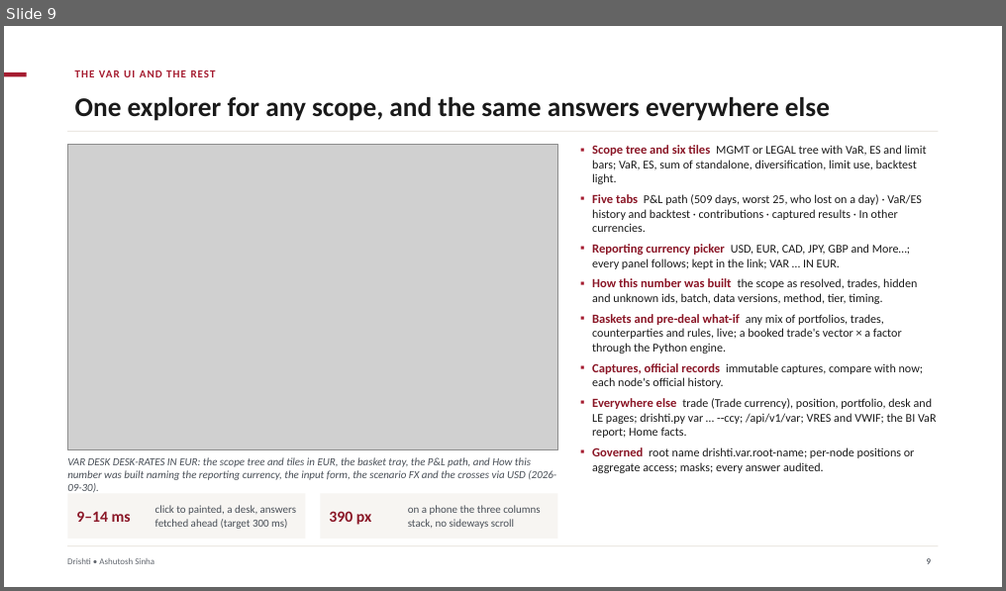
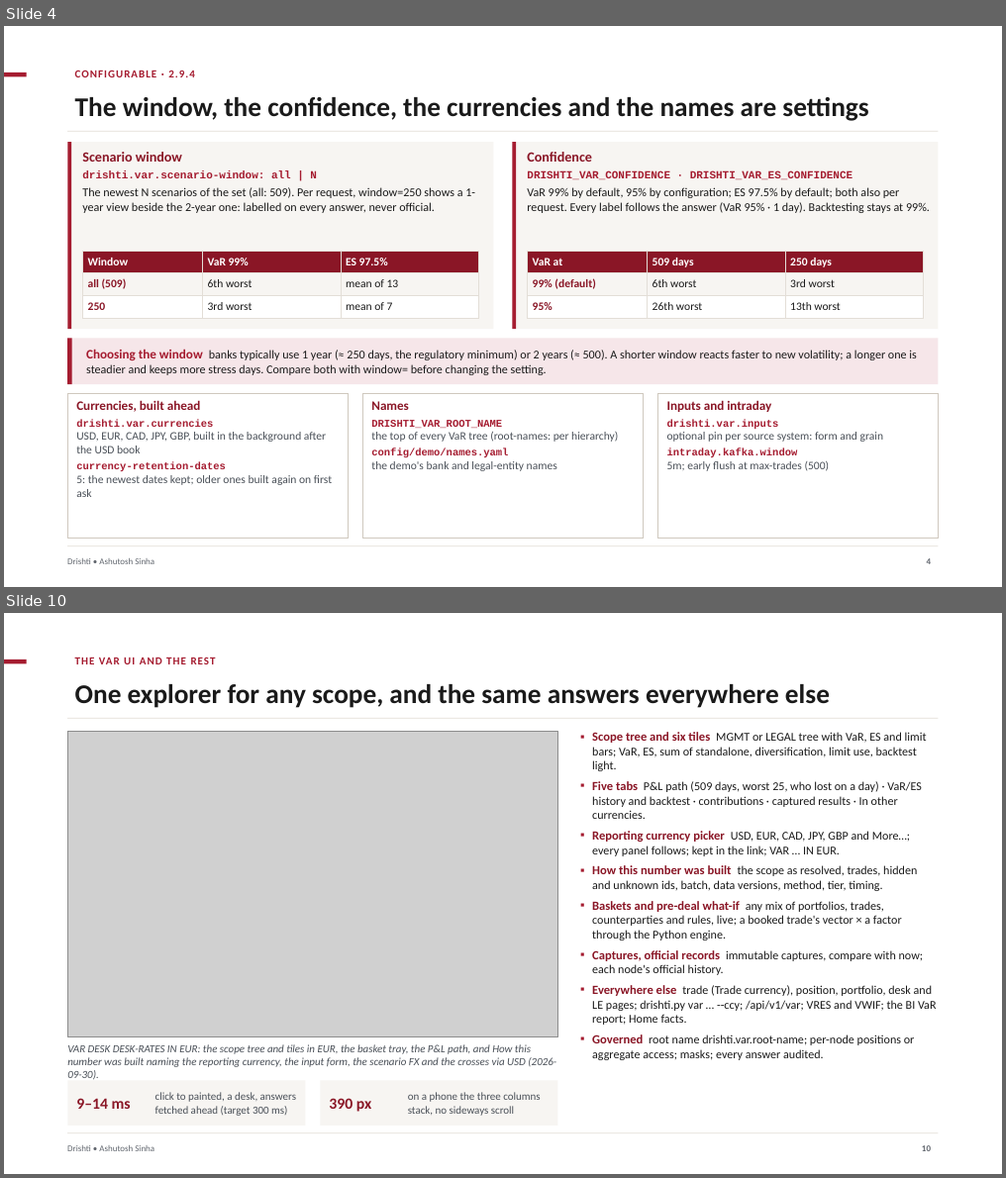
Before and after one commit to ajsinha/drishti, a slide deck: docs/publications/Drishti-VaR-Engine.pptx. Shown one above the other, each under a label of ours: slide 9 before the commit, slides 4 and 10 after it; the slides between them are not shown. The pictures are 1006x591 and 1006x1178 pixels, drawn with LibreOffice and Linux fonts; fonts in the diff are those of the drawing; grey boxes stand for pictures. Boxes give left, top, right and bottom in pixels: in the first picture for what was removed or moved away, otherwise in the second. Text is boxed around its words. In the diff, an @@ line names an element or a change of style, - is before the commit and + after.

Commit message:
The VaR engine deck for 2.9.4 as released (15 slides): every 2.9.4 capability built (Kafka micro-batches, position grain, the canonical record, the per-system pin), a slide of the settings (scenario window, confidence, currencies, names, inputs); only scaling out across a cluster of Drishti servers stays designed

```diff
--- a/docs/publications/Drishti-VaR-Engine.pptx
+++ b/docs/publications/Drishti-VaR-Engine.pptx
@@ slide 4 added at [4, 26, 1002, 587], background #FFFFFF; not listed: 3 template elements that a slide beside it also shows @@
@@ text added at [75, 70, 195, 77], 10.5 pt, text #A51C30, bold @@
+CONFIGURABLE · 2.9.4
@@ title added at [75, 97, 868, 121], 26 pt, text #1A1A1A, bold @@
+The window, the confidence, the currencies and the names are settings
@@ rectangle added at [67, 131, 939, 132], fill #E3DED7 @@
@@ rectangle added at [67, 142, 494, 329], fill #F7F5F2 @@
@@ rectangle added at [67, 142, 71, 329], fill #A51C30 @@
@@ rectangle added at [512, 142, 939, 329], fill #F7F5F2 @@
@@ rectangle added at [512, 142, 516, 329], fill #A51C30 @@
@@ text added at [82, 152, 475, 213], 11.5 pt, text #1A1A1A @@
+Scenario window
+drishti.var.scenario-window: all | N
+The newest N scenarios of the set (all: 509). Per request, window=250 shows a 1-year view beside the 2-year one: labelled on every answer, never official.
@@ text added at [527, 152, 930, 213], 11.5 pt, text #1A1A1A @@
+Confidence
+DRISHTI_VAR_CONFIDENCE · DRISHTI_VAR_ES_CONFIDENCE
+VaR 99% by default, 95% by configuration; ES 97.5% by default; both also per request. Every label follows the answer (VaR 95% · 1 day). Backtesting stays at 99%.
@@ table added at [82, 251, 478, 318], 3 rows, 3 columns @@
+Window | VaR 99% | ES 97.5%
+all (509) | 6th worst | mean of 13
+250 | 3rd worst | mean of 7
@@ table added at [528, 251, 923, 318], 3 rows, 3 columns @@
+VaR at | 509 days | 250 days
+99% (default) | 6th worst | 3rd worst
+95% | 26th worst | 13th worst
@@ rectangle added at [67, 338, 939, 384], fill #F6E6E9 @@
@@ rectangle added at [67, 338, 72, 384], fill #A51C30 @@
@@ text added at [86, 349, 916, 375], 11.5 pt, text #1A1A1A @@
+Choosing the window banks typically use 1 year (≈ 250 days, the regulatory minimum) or 2 years (≈ 500). A shorter window reacts faster to new volatility; a longer one is steadier and keeps more stress days. Compare both with window= before changing the setting.
@@ rectangle added at [67, 393, 348, 539], fill #FFFFFF, outline #CFC8BE 1 pt @@
@@ text added at [76, 400, 332, 497], 11 pt, text #4A5058 @@
+Currencies, built ahead
+drishti.var.currencies
+USD, EUR, CAD, JPY, GBP, built in the background after the USD book
+currency-retention-dates
+5: the newest dates kept; older ones built again on first ask
@@ rectangle added at [362, 393, 643, 539], fill #FFFFFF, outline #CFC8BE 1 pt @@
@@ text added at [371, 401, 618, 472], 11 pt, text #4A5058 @@
+Names
+DRISHTI_VAR_ROOT_NAME
+the top of every VaR tree (root-names: per hierarchy)
+config/demo/names.yaml
+the demo's bank and legal-entity names
@@ rectangle added at [658, 393, 939, 539], fill #FFFFFF, outline #CFC8BE 1 pt @@
@@ text added at [667, 400, 884, 472], 11 pt, text #4A5058 @@
+Inputs and intraday
+drishti.var.inputs
+optional pin per source system: form and grain
+intraday.kafka.window
+5m; early flush at max-trades (500)
@@ page number added at [927, 559, 932, 565], 8.5 pt, text #61666E, bold @@
+4
@@ what was slide 9 is now slide 10 @@
@@ page number at [922, 1146, 931, 1152]: text changed @@
-9
+10
```
Also in this commit, not shown: 11 slides changed, 1 other file.
